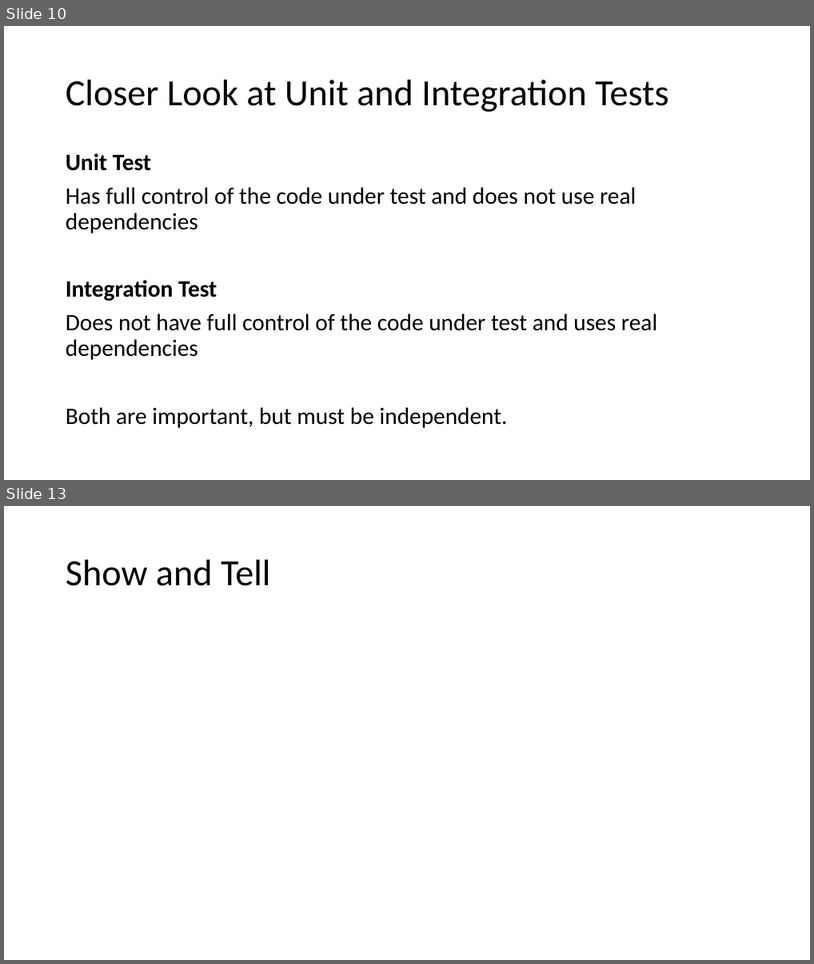
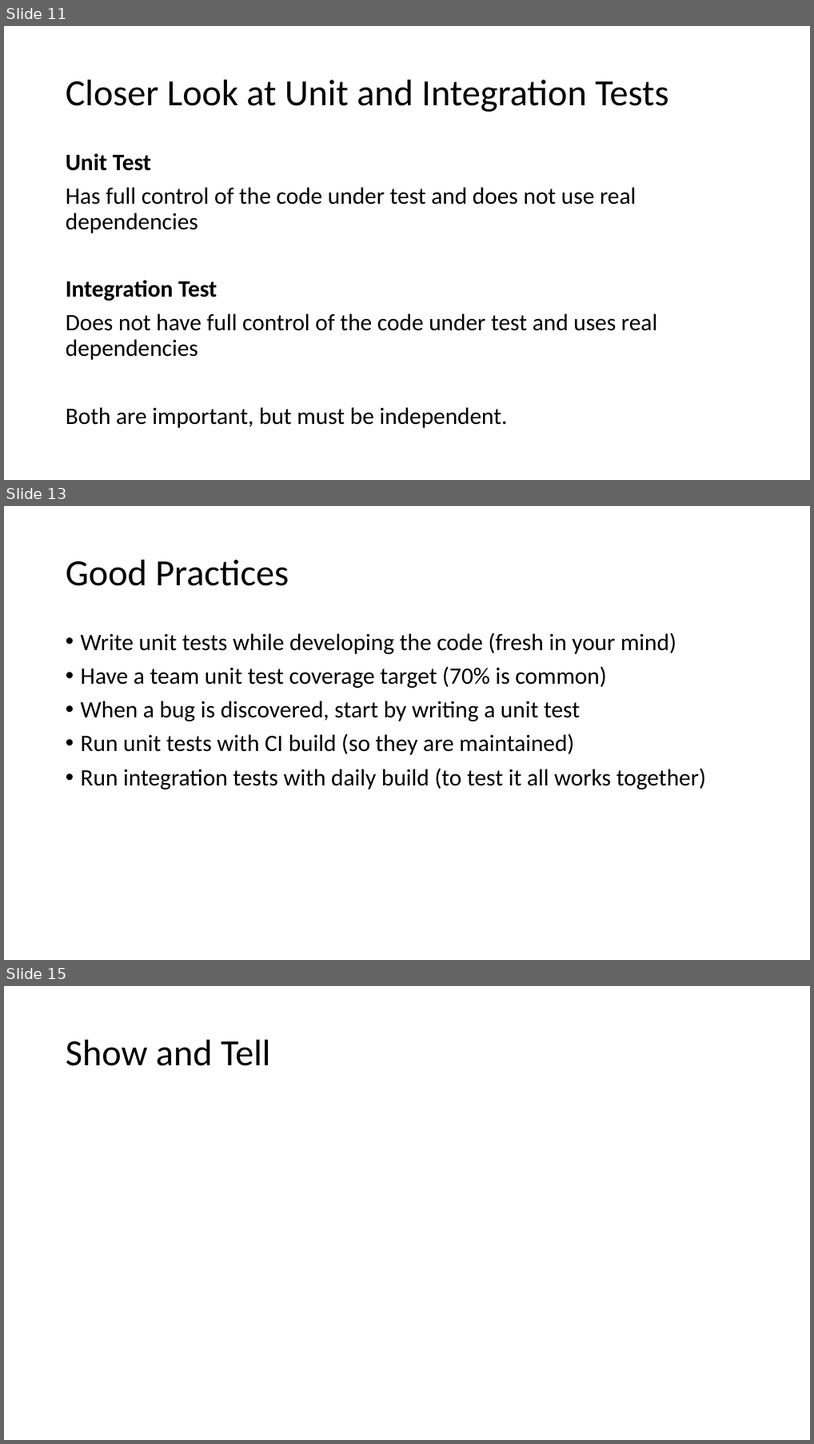
Before and after one commit to johnwpowell/mypizza, a slide deck: DI-Mocking-UnitTesting.pptx. Shown one above the other, each under a label of ours: slides 10 and 13 before the commit, slides 11, 13 and 15 after it; the slides between them are not shown. The pictures are 814x964 and 814x1444 pixels, drawn with LibreOffice and Linux fonts; fonts in the diff are those of the drawing. Boxes give left, top, right and bottom in pixels: in the first picture for what was removed or moved away, otherwise in the second. Text is boxed around its words. In the diff, an @@ line names an element or a change of style, - is before the commit and + after.

```diff
--- a/DI-Mocking-UnitTesting.pptx
+++ b/DI-Mocking-UnitTesting.pptx
@@ slide 13 added at <box>4,506,810,960</box>, background #FFFFFF @@
@@ title added at <box>66,560,289,586</box>, 44 pt, text #000000 @@
+Good Practices
@@ text added at <box>81,632,706,789</box>, 28 pt, text #000000 @@
+• Write unit tests while developing the code (fresh in your mind)
+• Have a team unit test coverage target (70% is common)
+• When a bug is discovered, start by writing a unit test
+• Run unit tests with CI build (so they are maintained)
+• Run integration tests with daily build (to test it all works together)
@@ what was slide 10 is now slide 11 @@
@@ what was slide 13 is now slide 15 @@
```
Also in this commit, not shown: 7 slides changed, 1 other slide added, 8 other files.
